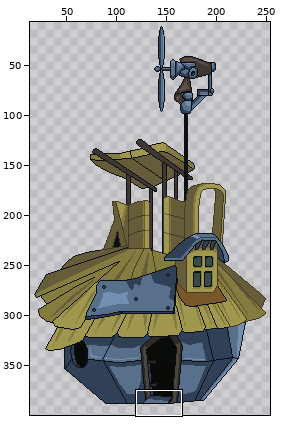
A pixel-art file gets an edit: art/sprites/rotorworkshop.aseprite. The picture above shows the old version from afar; the outline marks the close-up.
Close-up. Before the commit:
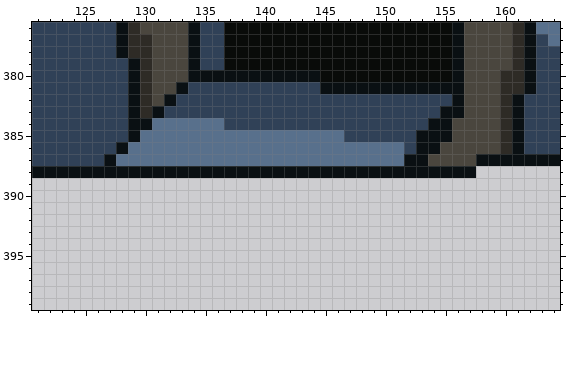
259x400 pixels, 1 frame. Shown: x 121..164, y 376..399. The wide view leaves out empty margins.
After:
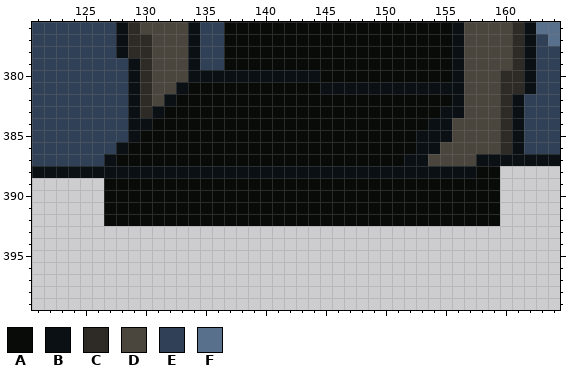
Palette (. is transparent): A #090b09  B #0a1013  C #2e2b26  D #4a463e  E #304157  F #58708c
Change:
The edit adds colour A in row 388 at x 158 to 159; in rows 389 to 392 at x 127 to 159.
Colour E gives way to colour A in row 381 at x 134 to 144; in row 382 at x 133 to 155; in row 383 at x 132 to 154; in row 384 at x 137 to 153; in row 385 at x 147 to 152; in row 386 at x 152.
Colour F gives way to colour A in row 384 at x 131 to 136; in row 385 at x 130 to 146; in row 386 at x 129 to 151; in row 387 at x 128 to 151.
Pixel boxes of the changes (left, top, right, bottom) in both close-ups:
changed: (104, 82, 500, 226)
